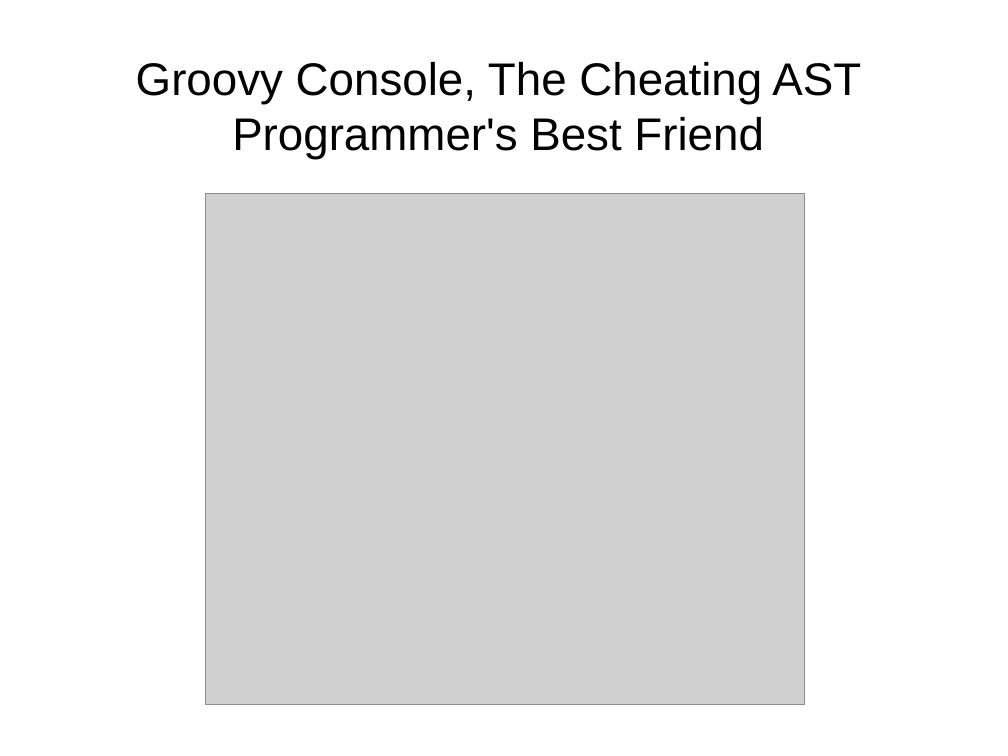
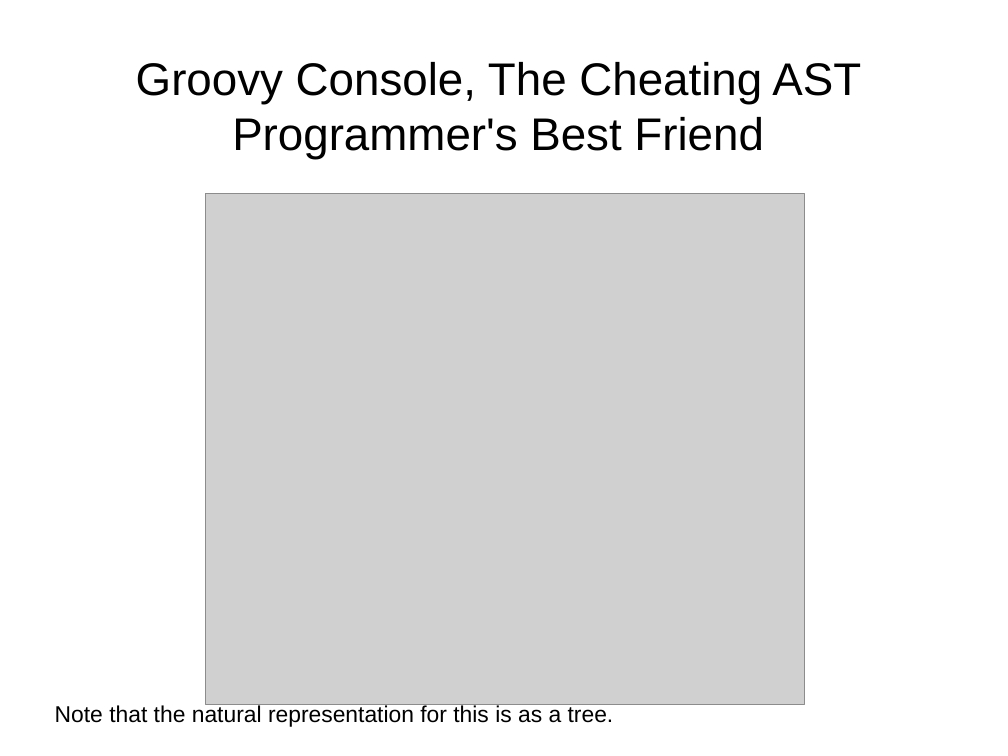
Before and after one commit to dwclark/AstTransformations, a slide deck: slide 16 of ast.odp (slide 12 before the commit). Drawn at 1008x756 pixels with LibreOffice and Linux fonts; fonts in the diff are those of the drawing; grey boxes stand for pictures. Boxes give left, top, right and bottom in pixels: in the first picture for what was removed or moved away, otherwise in the second. Text is boxed around its words. In the diff, an @@ line names an element or a change of style, - is before the commit and + after.

```diff
--- a/ast.odp
+++ b/ast.odp
@@ text added at (55,704,614,727), 18 pt, text #000000 @@
+Note that the natural representation for this is as a tree.
```
Also in this commit, not shown: 4 slides added.
